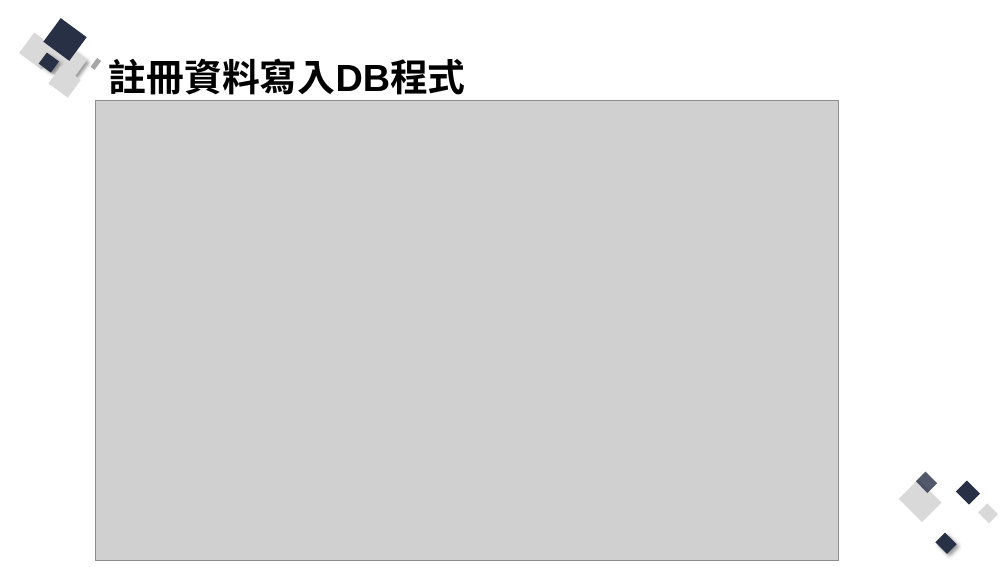
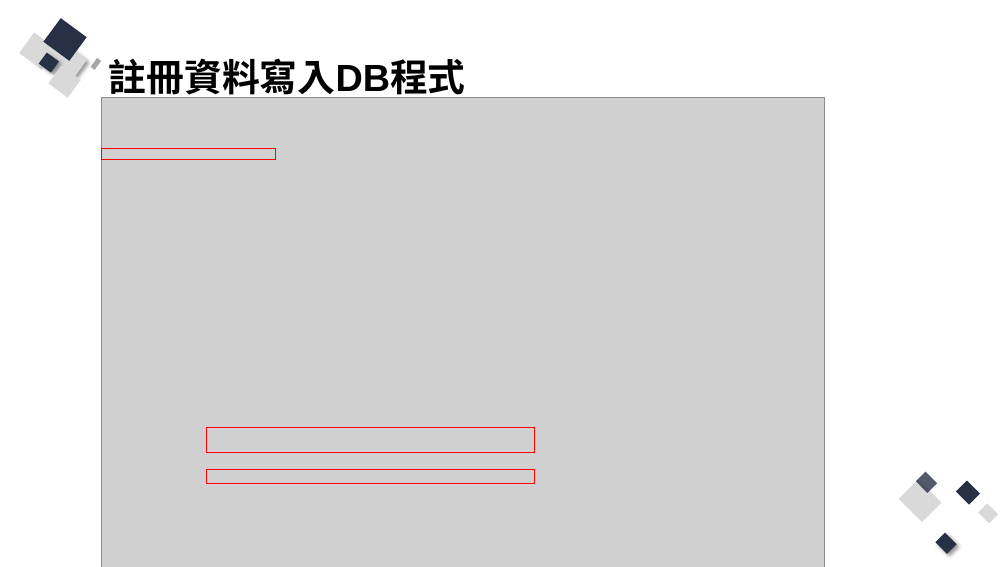
Before and after one commit to Q81JIAXIONG/-, a slide deck: slide 31 of 投影片/4.實作-帳號註冊、登入網頁.pptx. Drawn at 1008x567 pixels with LibreOffice and Linux fonts; fonts in the diff are those of the drawing; grey boxes stand for pictures. Boxes give left, top, right and bottom in pixels: in the first picture for what was removed or moved away, otherwise in the second. Text is boxed around its words. In the diff, an @@ line names an element or a change of style, - is before the commit and + after.

Commit message:
改正註冊網頁，在新增使用者後，程式取得User的identity這段，用 sqlcommand.Parameter @identity 接回來

```diff
--- a/投影片/4.實作-帳號註冊、登入網頁.pptx
+++ b/投影片/4.實作-帳號註冊、登入網頁.pptx
@@ picture: place and size @@
-picture at <box>95,101,839,561</box>
+picture at <box>101,98,825,567</box>
@@ rectangle added at <box>101,148,276,160</box>, outline #FF0000 1 pt @@
@@ rectangle added at <box>207,428,535,452</box>, outline #FF0000 1 pt @@
@@ rectangle added at <box>207,470,535,484</box>, outline #FF0000 1 pt @@
```
Also in this commit, not shown: 1 other file.
